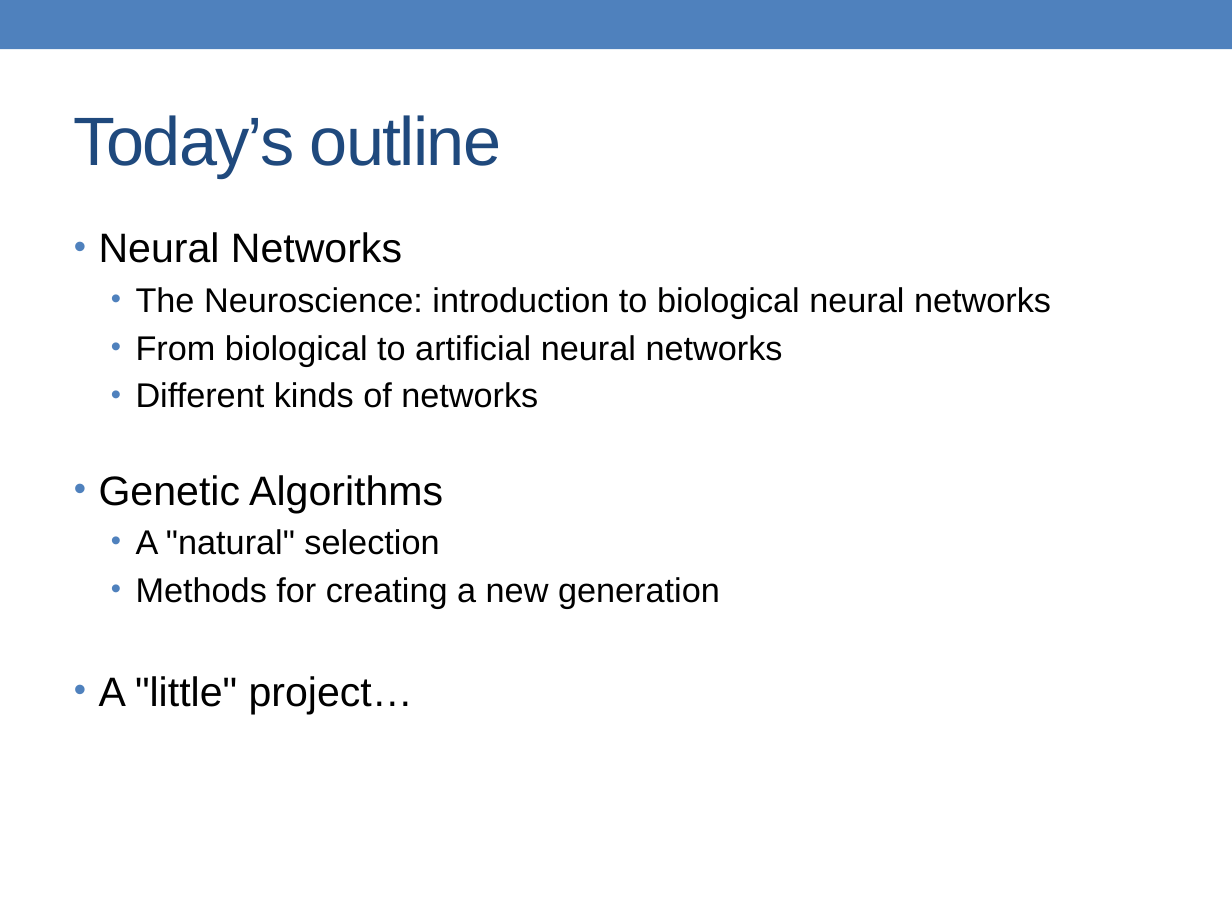
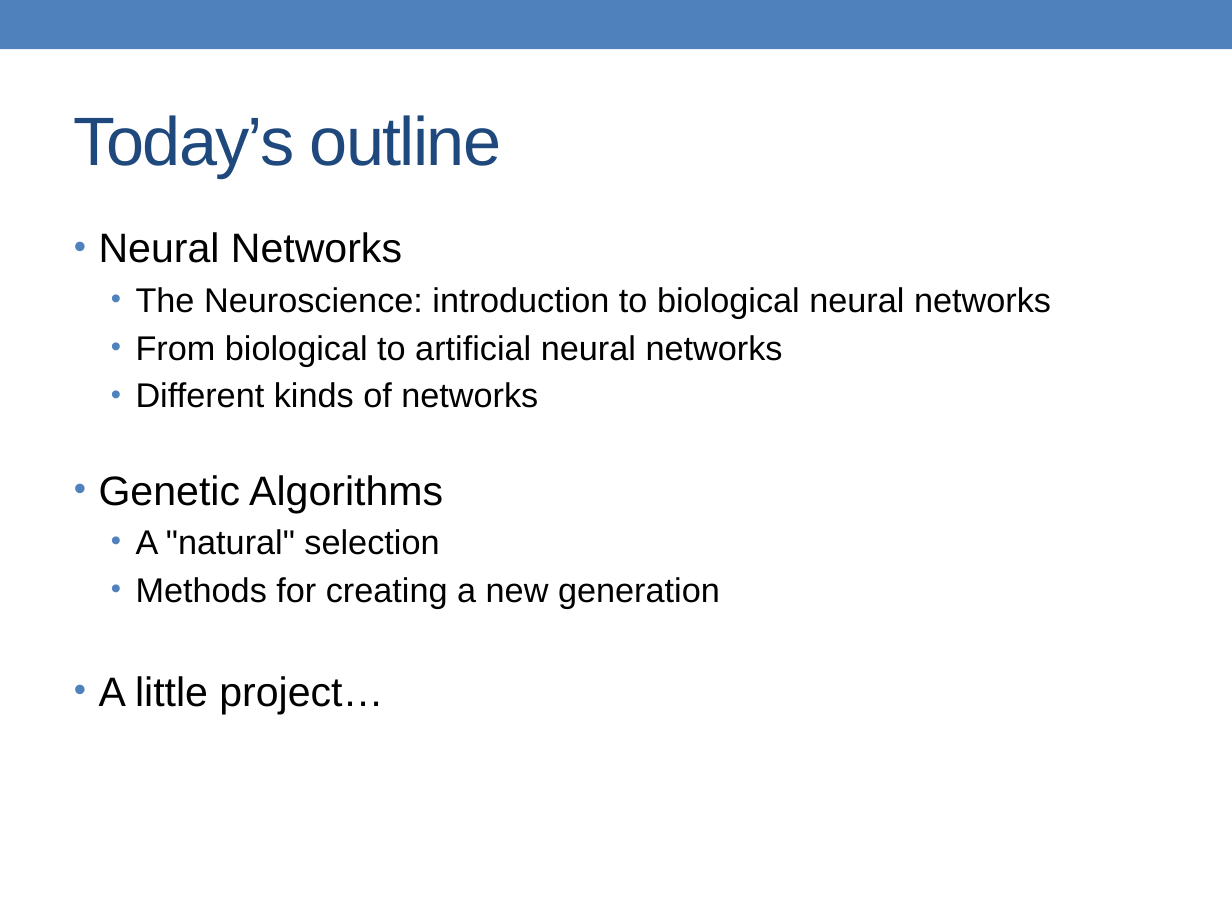
Before and after one commit to alessandrofrancesconi/carwin, a slide deck: slide 2 of presentation.pptx. Drawn at 1232x924 pixels with LibreOffice and Linux fonts; fonts in the diff are those of the drawing. Boxes give left, top, right and bottom in pixels: in the first picture for what was removed or moved away, otherwise in the second. Text is boxed around its words. In the diff, an @@ line names an element or a change of style, - is before the commit and + after.

```diff
--- a/presentation.pptx
+++ b/presentation.pptx
@@ text at [99, 676, 383, 714]: text changed @@
-• A "little" project…
+• A little project…
```
Also in this commit, not shown: 2 other slides changed, 1 slide added, 1 other file.
